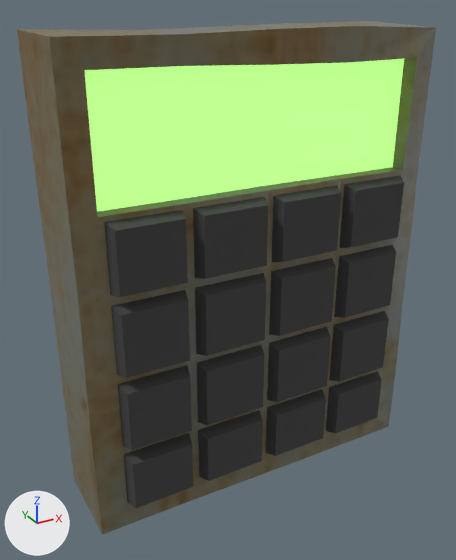
The Blender file Assets/objects.blend as it was, and as the next commit left it.
One viewpoint serves both versions: a 50 mm lens placed at (-0.0658, -0.1131, 0.0549), pointed at (-0.0038, -0.0003, -0.0016). Arrows for +X, +Y and +Z are at lower left; the lights stay in place. The picture after the commit comes second. The same objects are shown in both versions, whatever each file hides.

The first picture shows 'Keypad'.
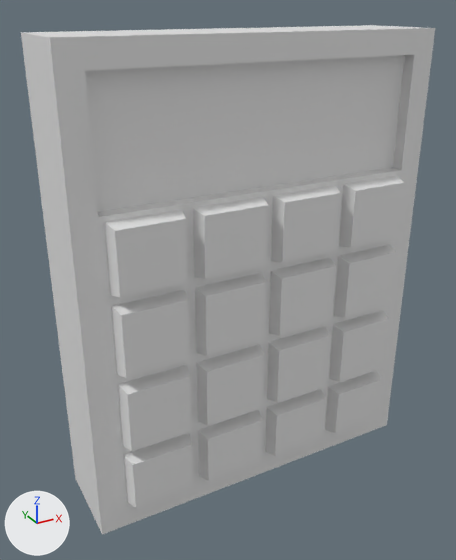
Changed parts and their boxes (x1, y1, x2, y2) in the pictures (456 x 560 px):
part 1 of me_cube, recoloured
    both: (21, 25, 435, 535)
part 2 of me_cube, recoloured (green to white)
    both: (85, 59, 404, 212)
part 3 of me_cube, recoloured (dark grey to white)
    both: (104, 176, 404, 508)

The edits, one by one:
me_cube has 216 vertices, 214 faces and spans x -0.04..0.04, y -0.0131..0.01, z -0.05..0.05.
me_cube is used by ob_keypad; location (0.0, 0.0, 0.0).
me_cube part 1: all 130 faces that had it switch from mat_rusty_metal_sheet_002 to no material.
me_cube part 2: all 4 faces that had it switch from mat_material_001 (green #a7e77d, glowing green #a7e77d) to no material.
me_cube part 3: all 80 faces that had it switch from mat_material_002 (dark grey #424242) to no material.
